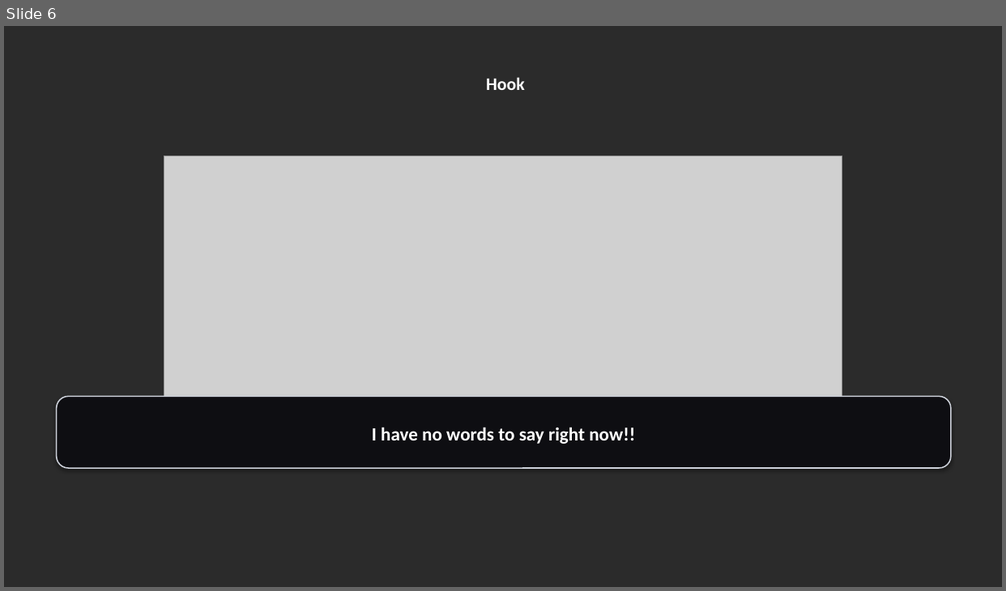
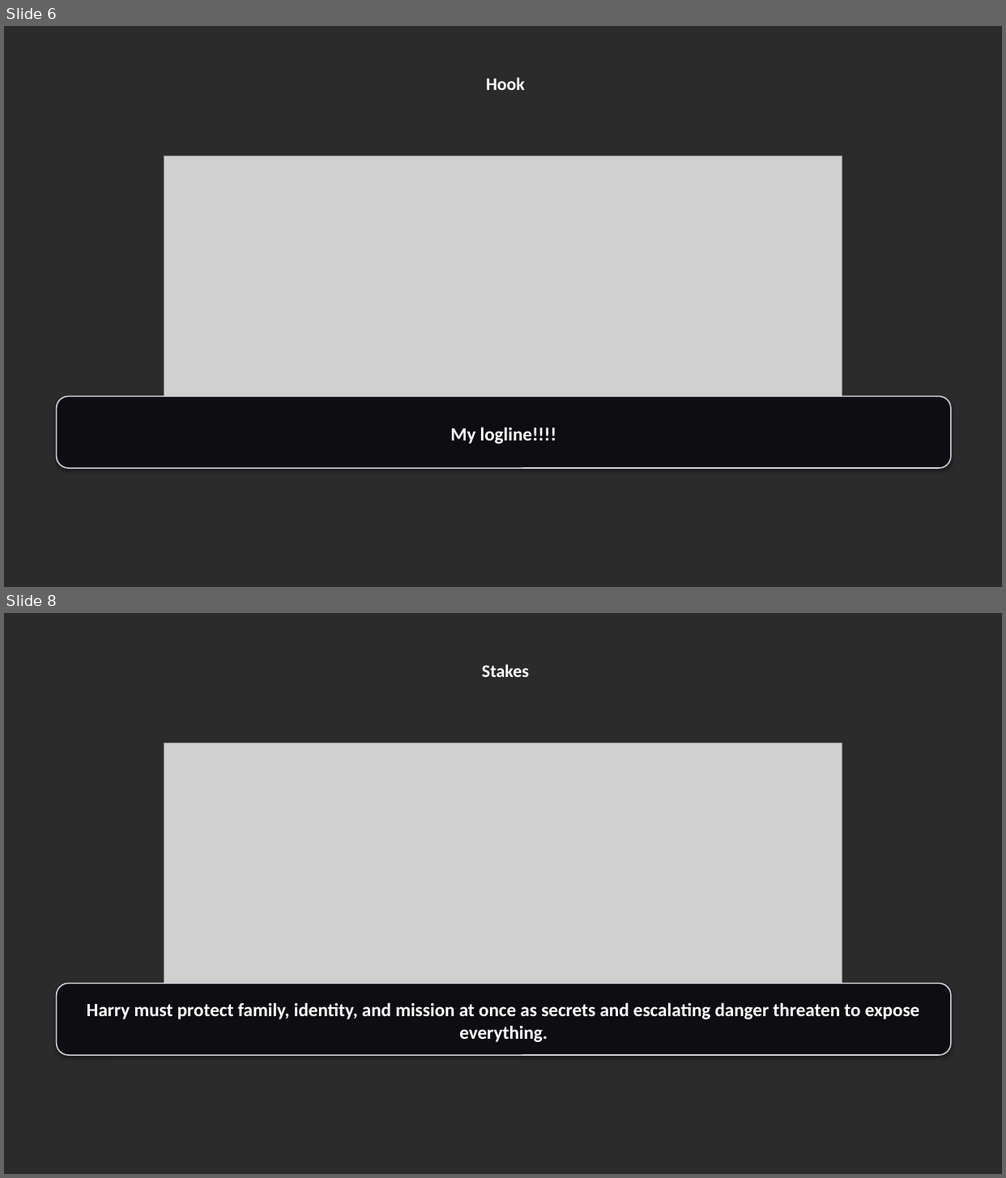
Before and after one commit to madbradsmith/EVOLUM, a slide deck: output/pitch_deck_v1.pptx. Shown one above the other, each under a label of ours: slide 6 before the commit, slides 6 and 8 after it; the slides between them are not shown. The pictures are 1006x591 and 1006x1178 pixels, drawn with LibreOffice and Linux fonts; fonts in the diff are those of the drawing; grey boxes stand for pictures; background and template pictures are left out; a plain dark background stands for a picture behind light text. Boxes give left, top, right and bottom in pixels: in the first picture for what was removed or moved away, otherwise in the second. Text is boxed around its words. In the diff, an @@ line names an element or a change of style, - is before the commit and + after.

```diff
--- a/output/pitch_deck_v1.pptx
+++ b/output/pitch_deck_v1.pptx
@@ slide 8 added at <box>4,613,1002,1174</box>, background picture (left out) @@
@@ text added at <box>482,664,529,677</box>, 17 pt, text #FFFFFF, bold @@
+Stakes
@@ picture added at <box>164,743,842,1045</box> @@
@@ rounded rectangle added at <box>57,983,951,1055</box>, fill #0E0E12, outline #CED2DB 1.2 pt, 18 pt, text #FFFFFF, bold @@
+Harry must protect family, identity, and mission at once as secrets and escalating danger threaten to expose everything.
@@ slide 6 changed as well @@
@@ text in rounded rectangle at <box>450,427,556,444</box>: text changed @@
-I have no words to say right now!!
+My logline!!!!
```
Also in this commit, not shown: 8 other slides changed, 2 other slides added, 3 slides removed, 26 other files.
